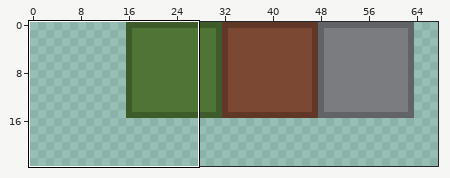
Pixel-art file: Engine/Assets/atlas.aseprite. Above: a wide view before the commit, with the close-up outlined.
Close-up. The starting point:
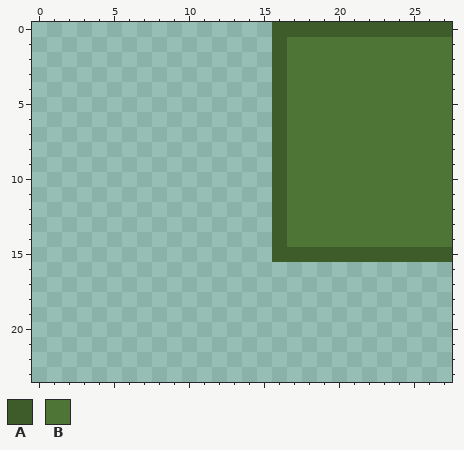
512x512 pixels, 1 frame. Shown: x 0..27, y 0..23. The wide view leaves out empty margins.
Palette (. is transparent): A #3d5c29  B #4e7535
Pixels before, first column x 16:
 0 AAAAAAAAAAAA
 1 ABBBBBBBBBBB
 2 ABBBBBBBBBBB
 3 ABBBBBBBBBBB
 4 ABBBBBBBBBBB
 5 ABBBBBBBBBBB
 6 ABBBBBBBBBBB
 7 ABBBBBBBBBBB
 8 ABBBBBBBBBBB
 9 ABBBBBBBBBBB
10 ABBBBBBBBBBB
11 ABBBBBBBBBBB
12 ABBBBBBBBBBB
13 ABBBBBBBBBBB
14 ABBBBBBBBBBB
15 AAAAAAAAAAAA
Once edited:
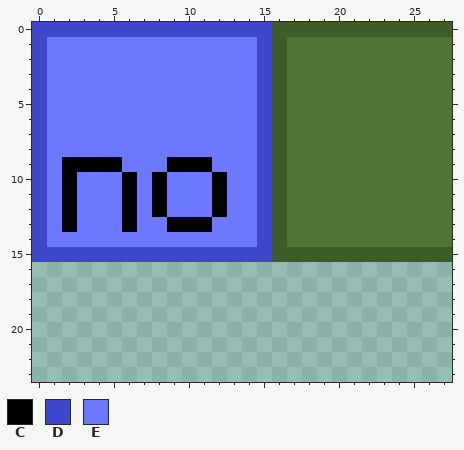
Colours new in this view: C #000000  D #3f48cc  E #6c78ff
The author wrote: Removed unused block texture
What changed:
y 0: x 0..15 ................ -> DDDDDDDDDDDDDDDD
y 1..8: x 0..15 ................ -> DEEEEEEEEEEEEEED
y 9: x 0..15 ................ -> DECCCCEEECCCEEED
y 10..12: x 0..15 ................ -> DECEEECECEEECEED
y 13: x 0..15 ................ -> DECEEECEECCCEEED
y 14: x 0..15 ................ -> DEEEEEEEEEEEEEED
y 15: x 0..15 ................ -> DDDDDDDDDDDDDDDD
